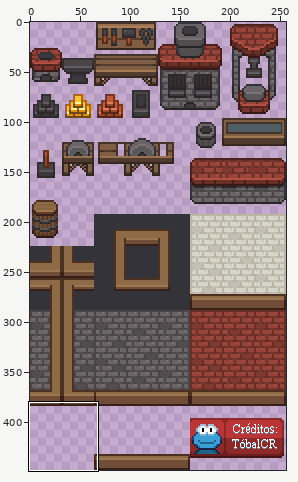
Two states of a sprite sheet, tilesets/PokemonSmithy-32x-Tobalcr.png. The first picture is a wide view before the edit; the outline marks the close-up.
Close-up. Before the edit:
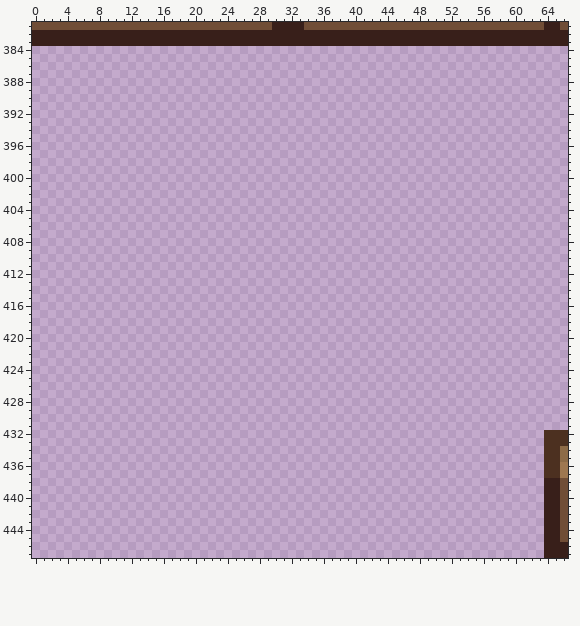
The file is 256x448 pixels. Colours within 5 levels of each other are drawn and written as one. Shown: x 0..66, y 381..447.
New version:
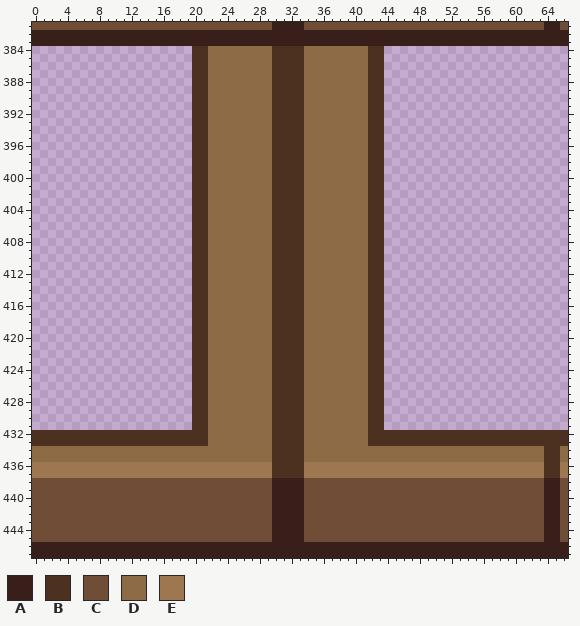
Palette (. is transparent): A #381f1a  B #4c3020  C #704d36  D #8d6b47  E #9e7750
Changes in this commit:
@@ x 0..66 @@
 383 AAAAAAAAAAAAAAAAAAAAAAAAAAAAAAAAAAAAAAAAAAAAAAAAAAAAAAAAAAAAAAAAAAA
-384 ...................................................................
-385 ...................................................................
-386 ...................................................................
-387 ...................................................................
-388 ...................................................................
-389 ...................................................................
-390 ...................................................................
-391 ...................................................................
-392 ...................................................................
-393 ...................................................................
-394 ...................................................................
-395 ...................................................................
-396 ...................................................................
-397 ...................................................................
-398 ...................................................................
-399 ...................................................................
-400 ...................................................................
-401 ...................................................................
-402 ...................................................................
-403 ...................................................................
-404 ...................................................................
-405 ...................................................................
-406 ...................................................................
-407 ...................................................................
-408 ...................................................................
-409 ...................................................................
-410 ...................................................................
-411 ...................................................................
-412 ...................................................................
-413 ...................................................................
-414 ...................................................................
-415 ...................................................................
-416 ...................................................................
-417 ...................................................................
-418 ...................................................................
-419 ...................................................................
-420 ...................................................................
-421 ...................................................................
-422 ...................................................................
-423 ...................................................................
-424 ...................................................................
-425 ...................................................................
-426 ...................................................................
-427 ...................................................................
-428 ...................................................................
-429 ...................................................................
-430 ...................................................................
-431 ...................................................................
-432 ................................................................BBB
-433 ................................................................BBB
-434 ................................................................BBD
-435 ................................................................BBD
-436 ................................................................BBE
-437 ................................................................BBE
-438 ................................................................AAC
-439 ................................................................AAC
-440 ................................................................AAC
-441 ................................................................AAC
-442 ................................................................AAC
-443 ................................................................AAC
-444 ................................................................AAC
-445 ................................................................AAC
-446 ................................................................AAA
-447 ................................................................AAA
+384 ....................BBDDDDDDDDBBBBDDDDDDDDBB.......................
+385 ....................BBDDDDDDDDBBBBDDDDDDDDBB.......................
+386 ....................BBDDDDDDDDBBBBDDDDDDDDBB.......................
+387 ....................BBDDDDDDDDBBBBDDDDDDDDBB.......................
+388 ....................BBDDDDDDDDBBBBDDDDDDDDBB.......................
+389 ....................BBDDDDDDDDBBBBDDDDDDDDBB.......................
+390 ....................BBDDDDDDDDBBBBDDDDDDDDBB.......................
+391 ....................BBDDDDDDDDBBBBDDDDDDDDBB.......................
+392 ....................BBDDDDDDDDBBBBDDDDDDDDBB.......................
+393 ....................BBDDDDDDDDBBBBDDDDDDDDBB.......................
+394 ....................BBDDDDDDDDBBBBDDDDDDDDBB.......................
+395 ....................BBDDDDDDDDBBBBDDDDDDDDBB.......................
+396 ....................BBDDDDDDDDBBBBDDDDDDDDBB.......................
+397 ....................BBDDDDDDDDBBBBDDDDDDDDBB.......................
+398 ....................BBDDDDDDDDBBBBDDDDDDDDBB.......................
+399 ....................BBDDDDDDDDBBBBDDDDDDDDBB.......................
+400 ....................BBDDDDDDDDBBBBDDDDDDDDBB.......................
+401 ....................BBDDDDDDDDBBBBDDDDDDDDBB.......................
+402 ....................BBDDDDDDDDBBBBDDDDDDDDBB.......................
+403 ....................BBDDDDDDDDBBBBDDDDDDDDBB.......................
+404 ....................BBDDDDDDDDBBBBDDDDDDDDBB.......................
+405 ....................BBDDDDDDDDBBBBDDDDDDDDBB.......................
+406 ....................BBDDDDDDDDBBBBDDDDDDDDBB.......................
+407 ....................BBDDDDDDDDBBBBDDDDDDDDBB.......................
+408 ....................BBDDDDDDDDBBBBDDDDDDDDBB.......................
+409 ....................BBDDDDDDDDBBBBDDDDDDDDBB.......................
+410 ....................BBDDDDDDDDBBBBDDDDDDDDBB.......................
+411 ....................BBDDDDDDDDBBBBDDDDDDDDBB.......................
+412 ....................BBDDDDDDDDBBBBDDDDDDDDBB.......................
+413 ....................BBDDDDDDDDBBBBDDDDDDDDBB.......................
+414 ....................BBDDDDDDDDBBBBDDDDDDDDBB.......................
+415 ....................BBDDDDDDDDBBBBDDDDDDDDBB.......................
+416 ....................BBDDDDDDDDBBBBDDDDDDDDBB.......................
+417 ....................BBDDDDDDDDBBBBDDDDDDDDBB.......................
+418 ....................BBDDDDDDDDBBBBDDDDDDDDBB.......................
+419 ....................BBDDDDDDDDBBBBDDDDDDDDBB.......................
+420 ....................BBDDDDDDDDBBBBDDDDDDDDBB.......................
+421 ....................BBDDDDDDDDBBBBDDDDDDDDBB.......................
+422 ....................BBDDDDDDDDBBBBDDDDDDDDBB.......................
+423 ....................BBDDDDDDDDBBBBDDDDDDDDBB.......................
+424 ....................BBDDDDDDDDBBBBDDDDDDDDBB.......................
+425 ....................BBDDDDDDDDBBBBDDDDDDDDBB.......................
+426 ....................BBDDDDDDDDBBBBDDDDDDDDBB.......................
+427 ....................BBDDDDDDDDBBBBDDDDDDDDBB.......................
+428 ....................BBDDDDDDDDBBBBDDDDDDDDBB.......................
+429 ....................BBDDDDDDDDBBBBDDDDDDDDBB.......................
+430 ....................BBDDDDDDDDBBBBDDDDDDDDBB.......................
+431 ....................BBDDDDDDDDBBBBDDDDDDDDBB.......................
+432 BBBBBBBBBBBBBBBBBBBBBBDDDDDDDDBBBBDDDDDDDDBBBBBBBBBBBBBBBBBBBBBBBBB
+433 BBBBBBBBBBBBBBBBBBBBBBDDDDDDDDBBBBDDDDDDDDBBBBBBBBBBBBBBBBBBBBBBBBB
+434 DDDDDDDDDDDDDDDDDDDDDDDDDDDDDDBBBBDDDDDDDDDDDDDDDDDDDDDDDDDDDDDDBBD
+435 DDDDDDDDDDDDDDDDDDDDDDDDDDDDDDBBBBDDDDDDDDDDDDDDDDDDDDDDDDDDDDDDBBD
+436 EEEEEEEEEEEEEEEEEEEEEEEEEEEEEEBBBBEEEEEEEEEEEEEEEEEEEEEEEEEEEEEEBBE
+437 EEEEEEEEEEEEEEEEEEEEEEEEEEEEEEBBBBEEEEEEEEEEEEEEEEEEEEEEEEEEEEEEBBE
+438 CCCCCCCCCCCCCCCCCCCCCCCCCCCCCCAAAACCCCCCCCCCCCCCCCCCCCCCCCCCCCCCAAC
+439 CCCCCCCCCCCCCCCCCCCCCCCCCCCCCCAAAACCCCCCCCCCCCCCCCCCCCCCCCCCCCCCAAC
+440 CCCCCCCCCCCCCCCCCCCCCCCCCCCCCCAAAACCCCCCCCCCCCCCCCCCCCCCCCCCCCCCAAC
+441 CCCCCCCCCCCCCCCCCCCCCCCCCCCCCCAAAACCCCCCCCCCCCCCCCCCCCCCCCCCCCCCAAC
+442 CCCCCCCCCCCCCCCCCCCCCCCCCCCCCCAAAACCCCCCCCCCCCCCCCCCCCCCCCCCCCCCAAC
+443 CCCCCCCCCCCCCCCCCCCCCCCCCCCCCCAAAACCCCCCCCCCCCCCCCCCCCCCCCCCCCCCAAC
+444 CCCCCCCCCCCCCCCCCCCCCCCCCCCCCCAAAACCCCCCCCCCCCCCCCCCCCCCCCCCCCCCAAC
+445 CCCCCCCCCCCCCCCCCCCCCCCCCCCCCCAAAACCCCCCCCCCCCCCCCCCCCCCCCCCCCCCAAC
+446 AAAAAAAAAAAAAAAAAAAAAAAAAAAAAAAAAAAAAAAAAAAAAAAAAAAAAAAAAAAAAAAAAAA
+447 AAAAAAAAAAAAAAAAAAAAAAAAAAAAAAAAAAAAAAAAAAAAAAAAAAAAAAAAAAAAAAAAAAA
Changed places in both close-ups, as pixel boxes (x1, y1, x2, y2):
added: (32, 46, 544, 558)
